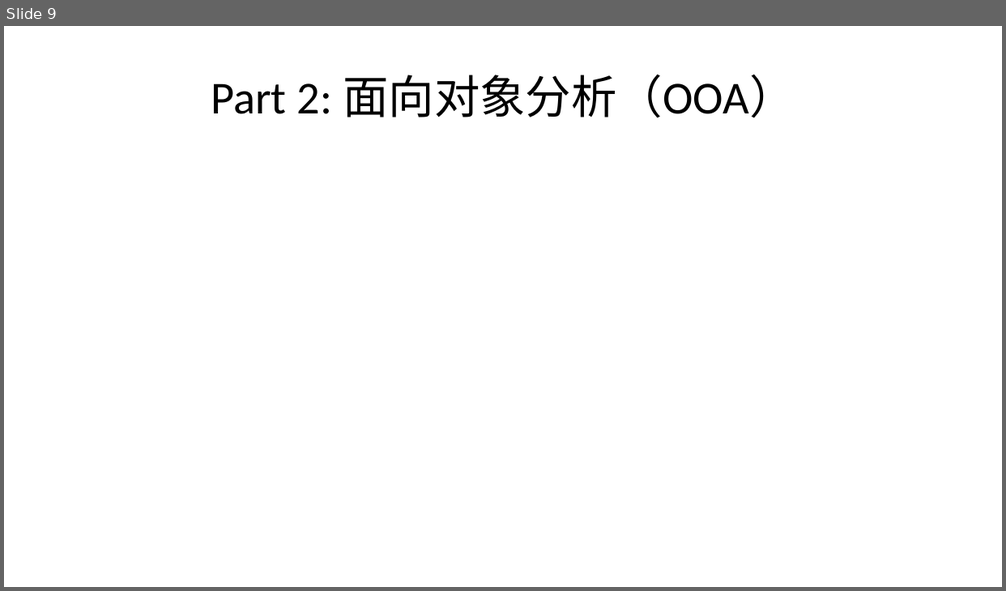
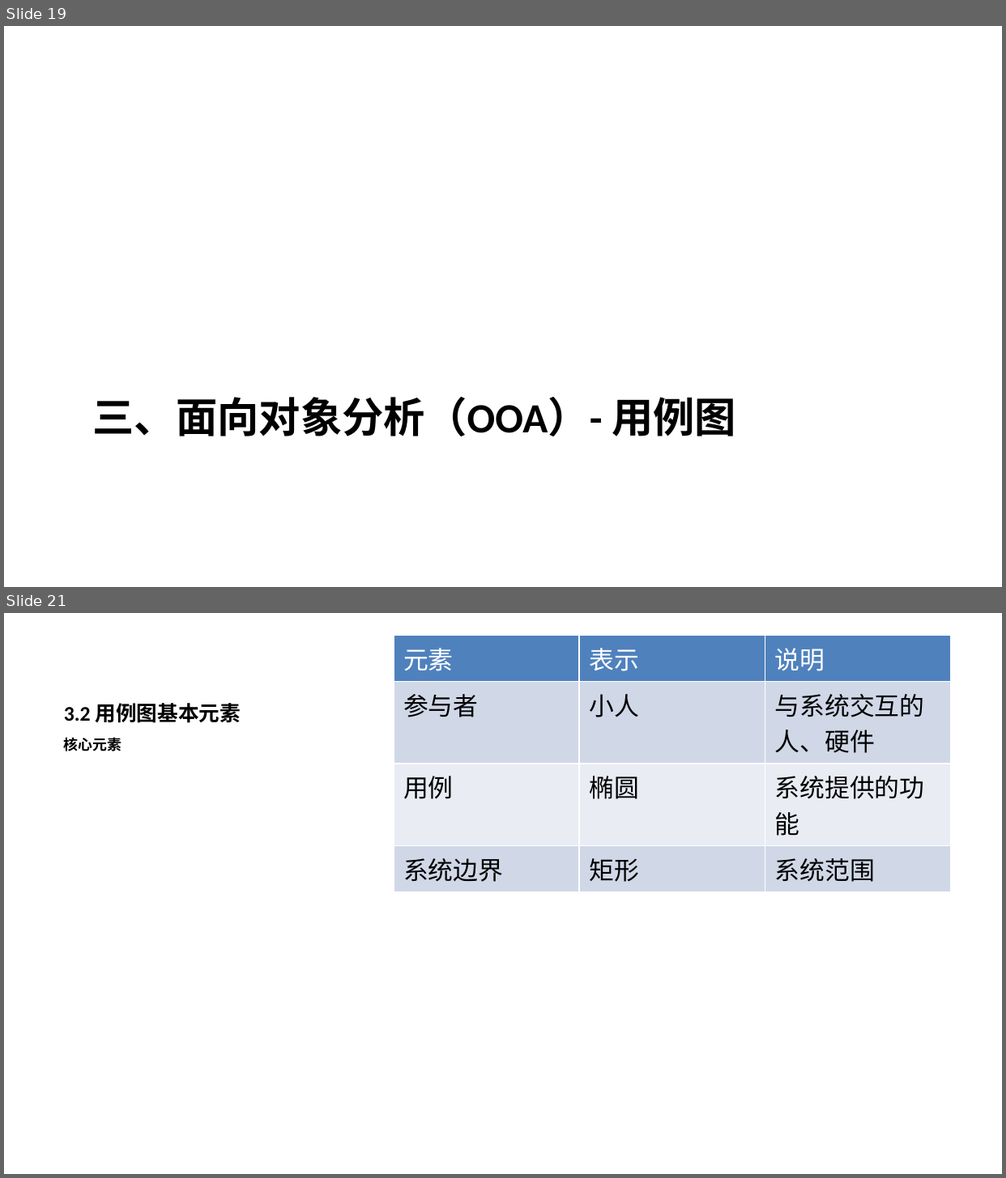
Before and after one commit to yinglichina8848/sqlrustgo-public, a slide deck: docs/教学计划/PPT/第3讲-面向对象分析设计与实现.pptx. Shown one above the other, each under a label of ours: slide 9 before the commit, slides 19 and 21 after it; the slides between them are not shown. The pictures are 1006x591 and 1006x1178 pixels, drawn with LibreOffice and Linux fonts; fonts in the diff are those of the drawing. Boxes give left, top, right and bottom in pixels: in the first picture for what was removed or moved away, otherwise in the second. Text is boxed around its words. In the diff, an @@ line names an element or a change of style, - is before the commit and + after.

Commit message:
docs: 重新组织第3讲PPT结构 - OOA用用例图→概念类图

```diff
--- a/docs/教学计划/PPT/第3讲-面向对象分析设计与实现.pptx
+++ b/docs/教学计划/PPT/第3讲-面向对象分析设计与实现.pptx
@@ slide 21 added at [4, 613, 1002, 1174], background #FFFFFF @@
@@ table added at [393, 635, 950, 1113], 4 rows, 3 columns @@
+元素 | 表示 | 说明
+参与者 | 小人 | 与系统交互的人、硬件
+用例 | 椭圆 | 系统提供的功能
+系统边界 | 矩形 | 系统范围
@@ title added at [64, 703, 241, 723], 15 pt, text #000000, bold @@
+3.2 用例图基本元素
@@ text added at [64, 737, 121, 752], 10.5 pt, text #000000, bold @@
+核心元素
@@ what was slide 9 is now slide 19 @@
@@ slide 19 changed as well @@
@@ title "三、面向对象分析（OOA）- 用例图" at [93, 397, 736, 437]: vertical alignment middle to top @@
@@ title at [93, 397, 736, 437]: text changed; size 33 to 30 pt; bold on @@
-Part 2: 面向对象分析（OOA）
+三、面向对象分析（OOA）- 用例图
```
Also in this commit, not shown: 17 other slides changed, 33 other slides added, 13 slides removed.
